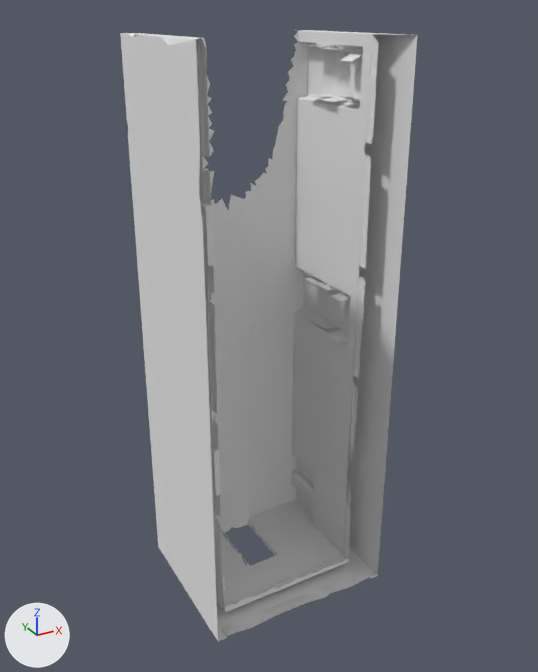
Two versions of the OBJ model Assets/Global/Models/Sections/Corredor_1_TX_no_ceiling.obj, one commit apart.
One viewpoint serves both versions: a 50 mm camera at (-4.81, -9.67, -1.87) aimed at (-0.11, -1.13, -6.14). Arrows for +X, +Y and +Z are at lower left; the lights stay in place. Where no turn or scale is listed for an object, it has been applied to the vertices. Vertices at the same position are counted once.

Names of what the first picture shows: 'Corredor_1_TX_no_ceiling'.
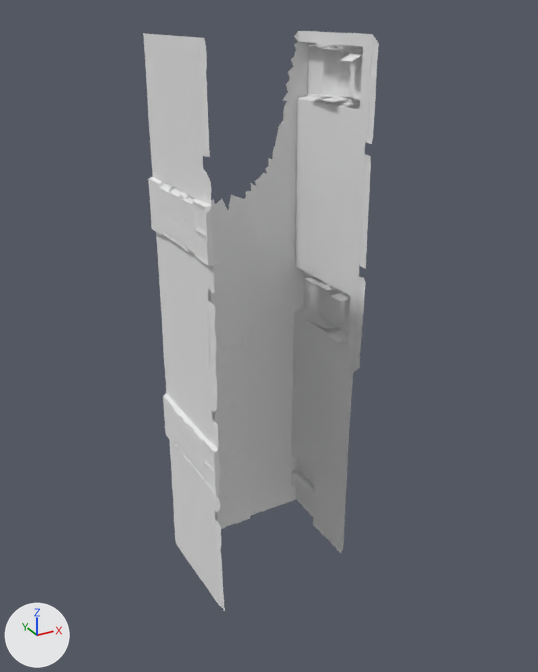
Changed parts and their boxes [x1, y1, x2, y2] in the pictures (538 x 672 px):
'Corredor_1_TX_no_ceiling', reshaped: before [120, 30, 418, 641]; after [143, 31, 379, 611]
part 1 of me_corredor_1_tx_no_ceiling, deleted: before [120, 30, 418, 641]

The change in detail:
me_corredor_1_tx_no_ceiling is used by ob_corredor_1_tx_no_ceiling; location (0.0, 0.0, 0.0).
me_corredor_1_tx_no_ceiling had 7477 vertices, 14379 faces and spanned x -1.58..1.23, y -2.28..0.07, z -10.16..-2.16.
me_corredor_1_tx_no_ceiling now has 6628 vertices, 12698 faces and spans x -1.4..1.12, y -1.94..0.07, z -10.09..-2.16.
me_corredor_1_tx_no_ceiling part 1: 846 vertices removed from x -1.58..1.23, y -2.28..0.07, z -10.16..-2.16.
